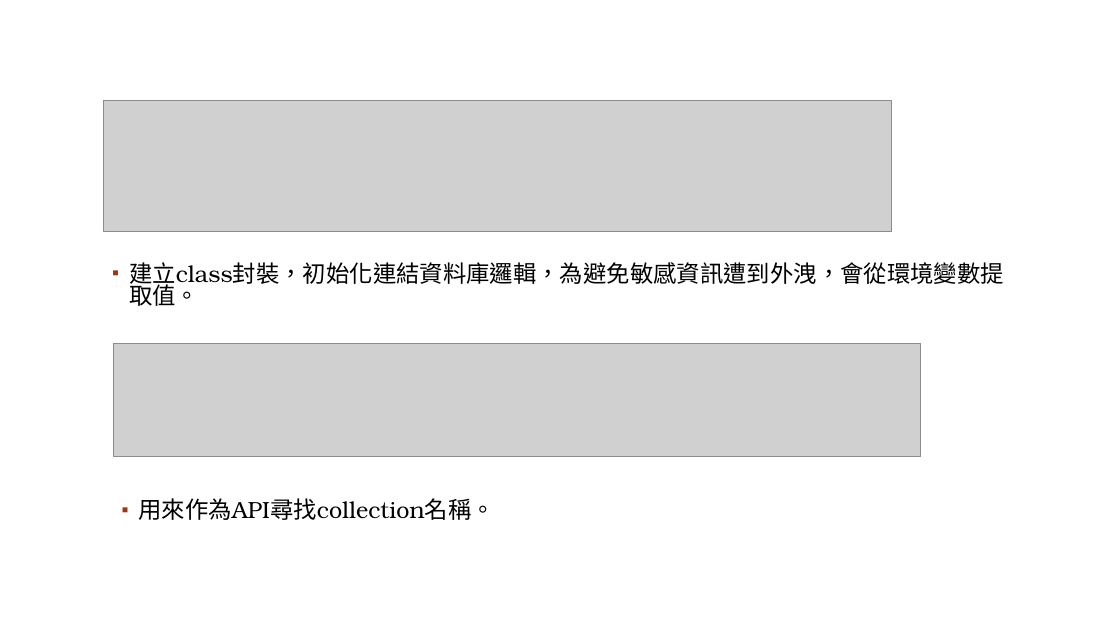
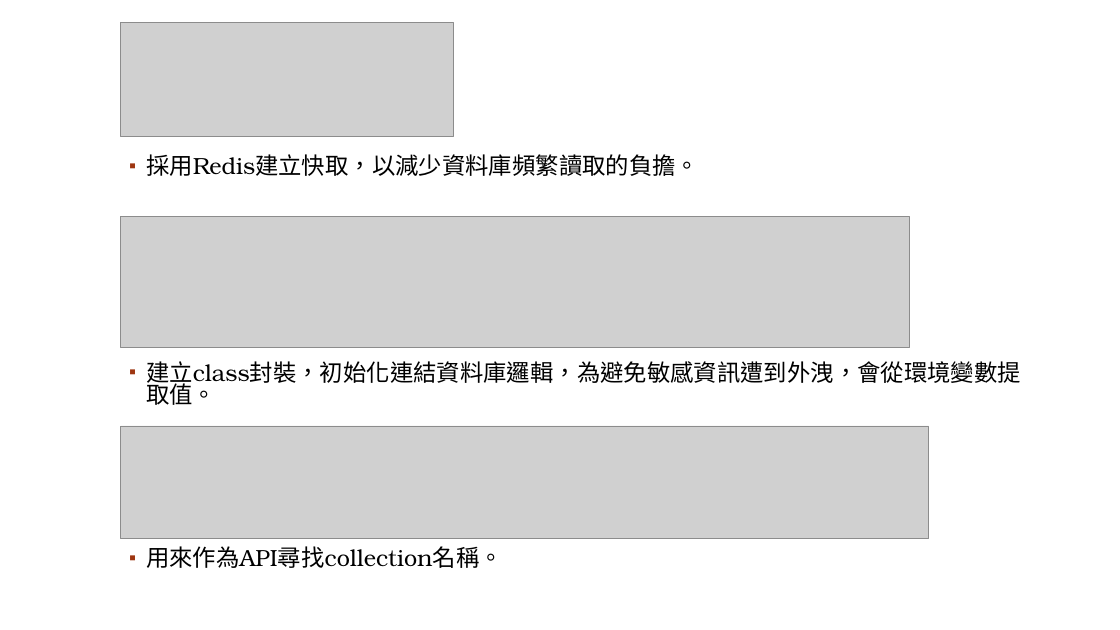
Before and after one commit to UFOTreeboy/2025_5_project, a slide deck: slide 8 of 客戶名單管理系統後端 API.pptx. Drawn at 1120x630 pixels with LibreOffice and Linux fonts; fonts in the diff are those of the drawing; grey boxes stand for pictures; background and template pictures are left out. Boxes give left, top, right and bottom in pixels: in the first picture for what was removed or moved away, otherwise in the second. Text is boxed around its words. In the diff, an @@ line names an element or a change of style, - is before the commit and + after.

```diff
--- a/客戶名單管理系統後端 API.pptx
+++ b/客戶名單管理系統後端 API.pptx
@@ picture added at (121,23,454,136) @@
@@ text added at (146,154,699,176), 20 pt, text #000000 @@
+▪ 採用Redis建立快取，以減少資料庫頻繁讀取的負擔。
@@ picture: place and size @@
-picture at (104,101,892,232)
+picture at (121,217,909,348)
@@ text "建立class封裝，初始化連結資料庫邏輯，為避免敏感資訊遭到外洩，會從環境變數提取值。": place and size @@
-text "建立class封裝，初始化連結資料庫邏輯，為避免敏感資訊遭到外洩，會從環境變數提取值。" at (129,262,1004,306)
+text "建立class封裝，初始化連結資料庫邏輯，為避免敏感資訊遭到外洩，會從環境變數提取值。" at (146,361,1021,405)
@@ picture: place and size @@
-picture at (113,344,922,456)
+picture at (121,426,929,539)
@@ text "用來作為API尋找collection名稱。": place and size @@
-text "用來作為API尋找collection名稱。" at (138,498,495,520)
+text "用來作為API尋找collection名稱。" at (146,546,503,568)
```
Also in this commit, not shown: 1 other file.
